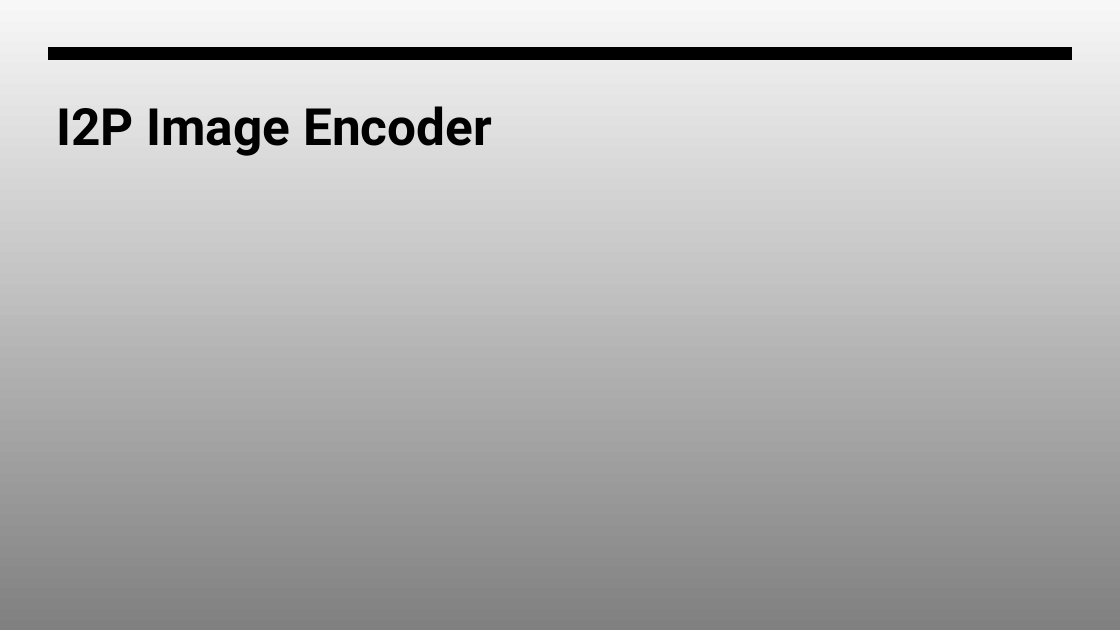
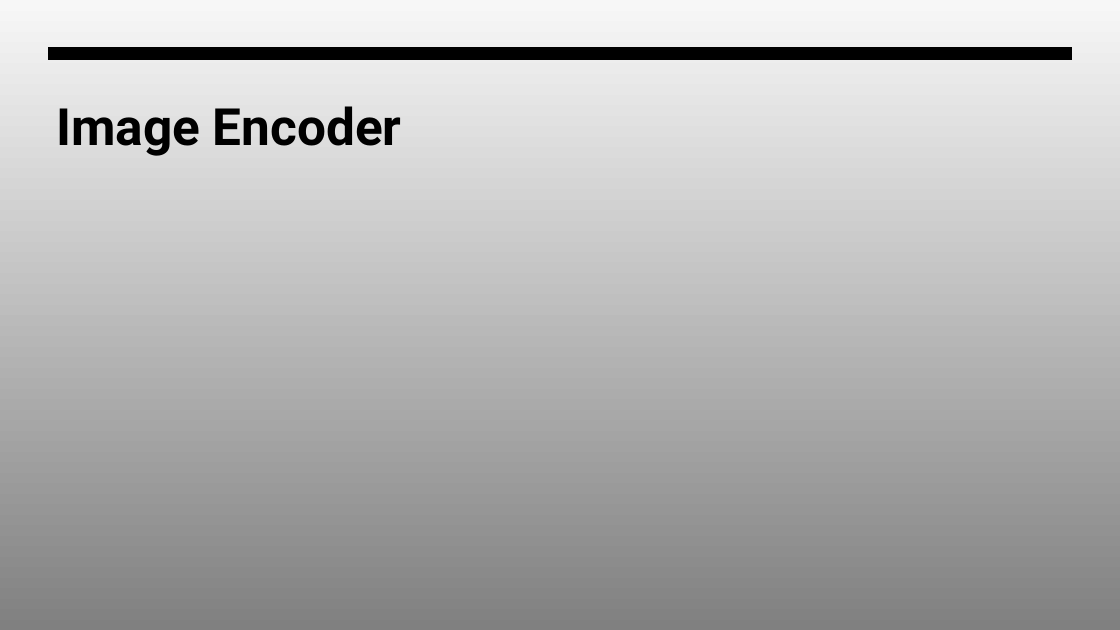
Before and after one commit to Warren-SJ/SLAM3R, a slide deck: slide 6 of SLAM3R.pptx (slide 7 before the commit). Drawn at 1120x630 pixels with LibreOffice and Linux fonts; fonts in the diff are those of the drawing; grey boxes stand for pictures. Boxes give left, top, right and bottom in pixels: in the first picture for what was removed or moved away, otherwise in the second. Text is boxed around its words. In the diff, an @@ line names an element or a change of style, - is before the commit and + after.

```diff
--- a/SLAM3R.pptx
+++ b/SLAM3R.pptx
@@ title at (56,106,402,156): text changed @@
-I2P Image Encoder
+Image Encoder
```
Also in this commit, not shown: 1 other slide changed, 10 slides added, 1 slide removed.
